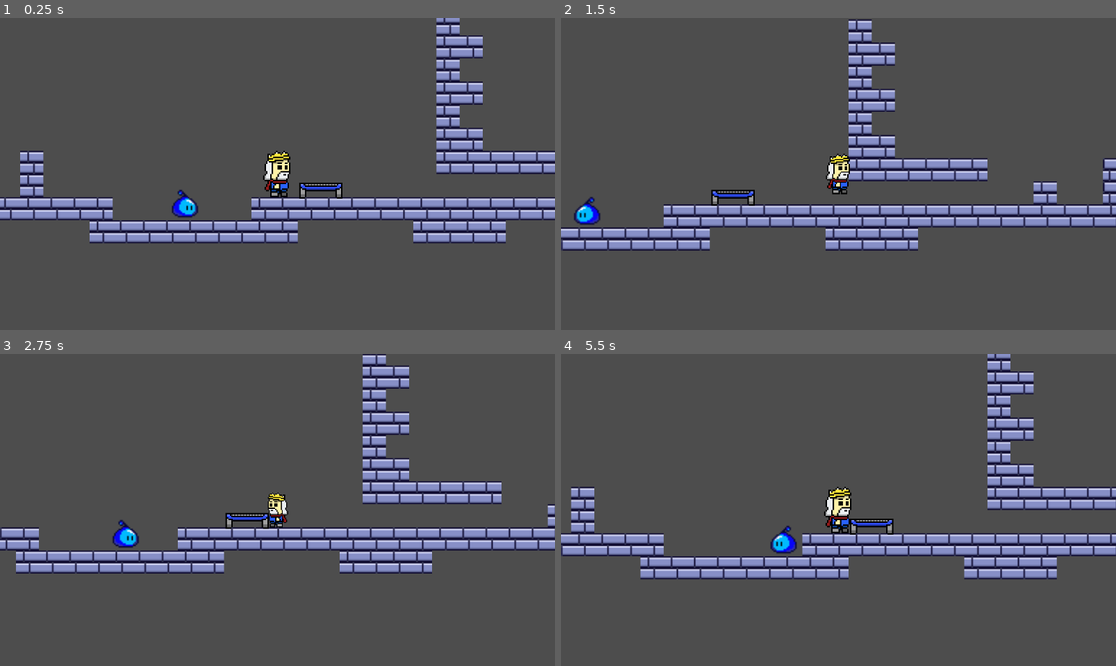
Above: before the commit, frames 1-4 (two rows, left to right).
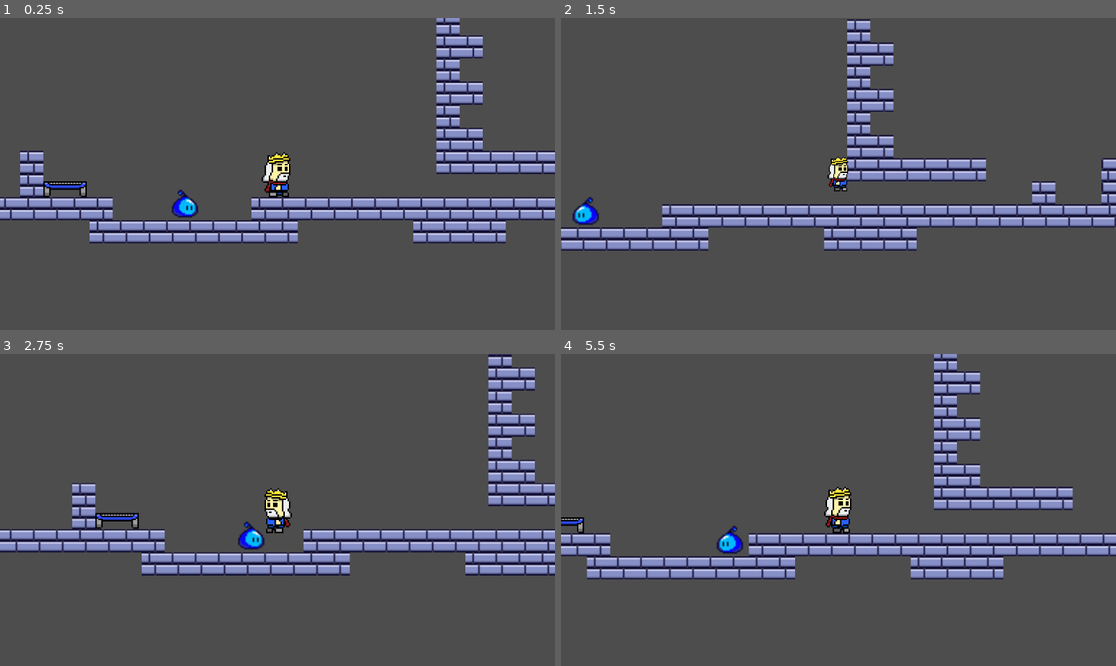
Above: after the commit, the same moments.

Repository: AND0MASTER/gamejam
Game: Godot game, scene res://Scenes/game.tscn
Same seed, same stepped clock (60 frames per second), same inputs: the game is played once before the commit and once after it.
Inputs:
- Up to frame 1 (0.25 s): no input
- Up to frame 2 (1.5 s): hold D (move_right) from 0.53 s (still down); tap F (grow) at 0.6, 1.35 s; tap W (jump) at 0.77 s
- Up to frame 3 (2.75 s): tap W (jump) at 1.52 s; release D (move_right) at 2.03 s; hold A (move_left) from 2.03 s (still down); tap F (grow) at 2.1 s
- Up to frame 4 (5.5 s): release A (move_left) at 2.78 s; hold D (move_right) 2.78-4.28 s; tap F (grow) every 0.75 s from 2.85 to 5.1 s; tap W (jump) at 3.02, 3.77, 4.52 s; tap R (reset, bound only before the commit) at 4.15 s; hold A (move_left) 4.28-5.03 s; hold D (move_right) from 5.03 s (still down)

The runs differ from the first frame. In frame 1, 0.9% of the frame differs, in the area x 7-62%, y 42-58%; in frame 2, 3.2%; in frame 3, 22%, in the area x 0-100%, y 0-72%; in frame 4, 14%.

Commit message:
player run animation

Diff:
--- a/Scenes/game.tscn
+++ b/Scenes/game.tscn
@@ -1,10 +1,11 @@
-[gd_scene load_steps=9 format=3 uid="uid://d35tfankmdvid"]
+[gd_scene load_steps=10 format=3 uid="uid://d35tfankmdvid"]
 
 [ext_resource type="PackedScene" uid="uid://vgfjb3roo1xx" path="res://Scenes/player.tscn" id="1_ebmjs"]
 [ext_resource type="Texture2D" uid="uid://buycd6cn8vue8" path="res://Assets/shrinkingFileSet.png" id="1_qxrlw"]
 [ext_resource type="PackedScene" uid="uid://b1euqaul874pa" path="res://Scenes/enemy.tscn" id="3_wrm1d"]
 [ext_resource type="PackedScene" uid="uid://bk60jl5jf8yif" path="res://Scenes/shrinkzone.tscn" id="4_3dryh"]
 [ext_resource type="PackedScene" uid="uid://dod54sb0340cf" path="res://Scenes/trampolina.tscn" id="5_wowpa"]
+[ext_resource type="PackedScene" uid="uid://c5xwwk6q6bf78" path="res://Scenes/push_box.tscn" id="6_i6g32"]
 
 [sub_resource type="TileSetAtlasSource" id="TileSetAtlasSource_wrm1d"]
 texture = ExtResource("1_qxrlw")
@@ -135,4 +136,7 @@
 shape = SubResource("RectangleShape2D_wowpa")
 
 [node name="trampolina" parent="." instance=ExtResource("5_wowpa")]
-position = Vector2(32, -21)
+position = Vector2(-145, -22)
+
+[node name="pushBox" parent="." instance=ExtResource("6_i6g32")]
+position = Vector2(46, -41)
--- a/Scenes/player.tscn
+++ b/Scenes/player.tscn
@@ -68,9 +68,10 @@
 [node name="AnimatedSprite2D" type="AnimatedSprite2D" parent="."]
 texture_filter = 1
 sprite_frames = SubResource("SpriteFrames_6t5aa")
-animation = &"Idle"
+animation = &"Walk"
 autoplay = "Idle"
-frame_progress = 0.889448
+frame = 1
+frame_progress = 0.807593
 
 [node name="CollisionShape2D" type="CollisionShape2D" parent="."]
 position = Vector2(0, 1)
--- a/Script/auto_loaded_script.gd
+++ b/Script/auto_loaded_script.gd
@@ -2,10 +2,17 @@
 
 var SIZE = 1
 var climbing = false
+var pushing = true
 func _process(delta: float) -> void:
 	if SIZE < 0.5:
 		SIZE = 0.5
+	#climbing výška
 	if SIZE == 0.5:
 		climbing = true
 	else:
 		climbing = false
+	#Pushing výška
+	if SIZE == 1:
+		pushing = true
+	else:
+		pushing = false
--- a/Script/player.gd
+++ b/Script/player.gd
@@ -39,6 +39,10 @@
 		animated_sprite_2d.flip_h = true
 		ray_cast_wall.scale.x = -1
 
+	if direction == 0:
+		animated_sprite_2d.play("Idle")
+	else:
+		animated_sprite_2d.play("Walk")
 	if direction:
 		velocity.x = direction * SPEED
 	else:
--- a/Script/trampolina.gd
+++ b/Script/trampolina.gd
@@ -3,6 +3,4 @@
 
 
 func _on_area_2d_body_entered(body: Node2D) -> void:
-	print(AutoLoadedScript.SIZE)
 	body.velocity.y = -250 / AutoLoadedScript.SIZE
-	print(AutoLoadedScript.SIZE)
--- a/project.godot
+++ b/project.godot
@@ -36,7 +36,7 @@
 "events": [Object(InputEventKey,"resource_local_to_scene":false,"resource_name":"","device":-1,"window_id":0,"alt_press …(192 unchanged characters)…
 ]
 }
-use={
+kill={
 "deadzone": 0.2,
 "events": [Object(InputEventKey,"resource_local_to_scene":false,"resource_name":"","device":-1,"window_id":0,"alt_press …(191 unchanged characters)…
 ]
@@ -46,11 +46,6 @@
 "events": [Object(InputEventKey,"resource_local_to_scene":false,"resource_name":"","device":-1,"window_id":0,"alt_press …(192 unchanged characters)…
 ]
 }
-reset={
-"deadzone": 0.2,
-"events": [Object(InputEventKey,"resource_local_to_scene":false,"resource_name":"","device":-1,"window_id":0,"alt_pressed":false,"shift_pressed":false,"ctrl_pressed":false,"meta_pressed":false,"pressed":false,"keycode":0,"physical_keycode":82,"key_label":0,"unicode":114,"location":0,"echo":false,"script":null)
-]
-}
 
 [rendering]
 
